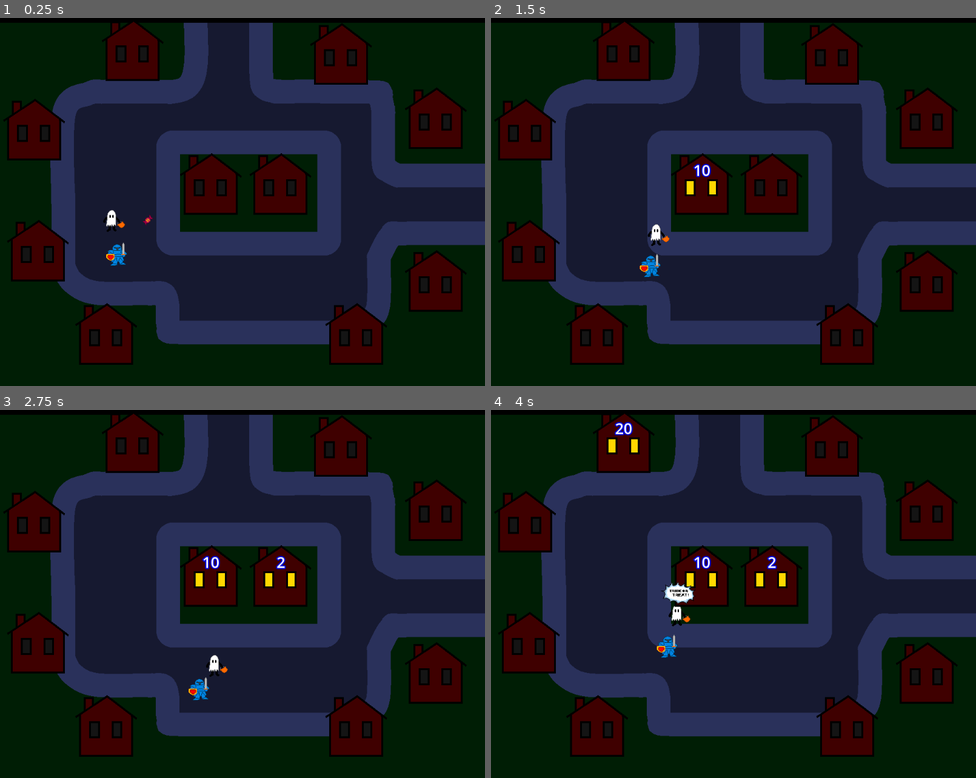
Above: before the commit, frames 1-4 (two rows, left to right).
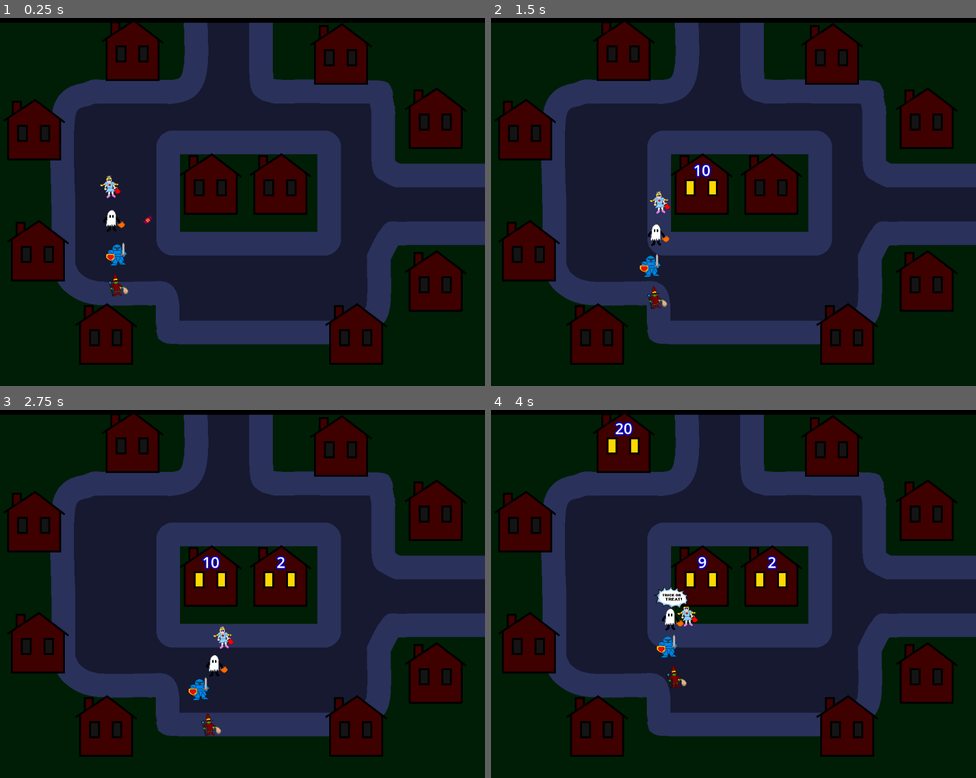
Above: after the commit, the same moments.

Repository: King9999/trickortreat_godot
Game: Godot game, scene res://Scenes/main.tscn
Two runs of this game, one before a commit and one after it. Both use one fixed random seed, a clock stepped at 60 frames per second and the inputs below.
Inputs:
- Up to frame 1 (0.25 s): no input
- Up to frame 2 (1.5 s): tap Enter at 0.5 s; hold Right 0.53-1.28 s; hold Down from 1.28 s (still down)
- Up to frame 3 (2.75 s): release Down at 2.03 s; hold Right from 2.03 s (still down)
- Up to frame 4 (4 s): release Right at 2.78 s; hold Up 2.78-3.53 s; hold Left from 3.53 s (still down)

The runs differ from the first frame. In frame 1, 0.2% of the frame differs, in the area x 20-27%, y 42-76%; in frame 2, 0.2%; in frame 3, 0.2%; in frame 4, 0.8%, in the area x 33-46%, y 39-76%.

Commit message:
Added magic shot for witch; balance adjustments
I made the princess slightly slower than in the Unity version.
Witch is now slightly slower, but not as slow as the knight.
Witch's magic is now faster.

Diff:
--- a/Scenes/costume_princess.tscn
+++ b/Scenes/costume_princess.tscn
@@ -4,8 +4,9 @@
 [ext_resource type="Texture2D" uid="uid://ykrtpm2tphvj" path="res://Sprites/Costumes/Princess.png" id="2_0rhwp"]
 [ext_resource type="Script" uid="uid://colahqsncmr02" path="res://Scripts/costume_princess.gd" id="2_d2q3r"]
 
-[node name="CostumeBase" instance=ExtResource("1_vvpdn")]
+[node name="Princess" instance=ExtResource("1_vvpdn")]
 script = ExtResource("2_d2q3r")
+costume_name = "Princess"
 
 [node name="Sprite_Costume" parent="." index="0"]
 texture = ExtResource("2_0rhwp")
--- a/Scenes/costume_witch.tscn
+++ b/Scenes/costume_witch.tscn
@@ -1,12 +1,31 @@
-[gd_scene load_steps=3 format=3 uid="uid://4s36quwb0krr"]
+[gd_scene load_steps=7 format=3 uid="uid://4s36quwb0krr"]
 
 [ext_resource type="PackedScene" uid="uid://bdxcb48ykudp7" path="res://Scenes/costume_base.tscn" id="1_hqxtc"]
+[ext_resource type="Script" uid="uid://cxyb1atbi3yc3" path="res://Scripts/costume_witch.gd" id="2_488ld"]
 [ext_resource type="Texture2D" uid="uid://ylv2lvrxlh0b" path="res://Sprites/Costumes/Witch.png" id="2_abn3v"]
+[ext_resource type="Script" uid="uid://dehrhb5ulg0dp" path="res://Scripts/magic_shot.gd" id="4_xr7h6"]
+[ext_resource type="Texture2D" uid="uid://c2h5q6aik5ku2" path="res://Sprites/Magic.png" id="5_1pljp"]
 
-[node name="CostumeBase" instance=ExtResource("1_hqxtc")]
+[sub_resource type="CircleShape2D" id="CircleShape2D_pespn"]
+
+[node name="Witch" instance=ExtResource("1_hqxtc")]
+script = ExtResource("2_488ld")
+costume_name = "Witch"
 
 [node name="Sprite_Costume" parent="." index="0"]
 texture = ExtResource("2_abn3v")
 
 [node name="Collison" parent="." index="1"]
 position = Vector2(0, 0)
+
+[node name="Magic Shot" type="Area2D" parent="." index="3"]
+script = ExtResource("4_xr7h6")
+
+[node name="Sprite - Magic" type="Sprite2D" parent="Magic Shot" index="0"]
+texture = ExtResource("5_1pljp")
+
+[node name="CollisionShape2D" type="CollisionShape2D" parent="Magic Shot" index="1"]
+shape = SubResource("CircleShape2D_pespn")
+debug_color = Color(0.796156, 0.0969681, 0.409861, 0.42)
+
+[connection signal="body_entered" from="Magic Shot" to="Magic Shot" method="_on_body_entered"]
--- a/Scenes/main.tscn
+++ b/Scenes/main.tscn
@@ -6,6 +6,8 @@
 [ext_resource type="PackedScene" uid="uid://rojba8fy4rsu" path="res://Scenes/costume_knight.tscn" id="5_kry3j"]
 [ext_resource type="PackedScene" uid="uid://siohwbcnl08s" path="res://Scenes/costume_ghost.tscn" id="6_6bp64"]
 [ext_resource type="PackedScene" uid="uid://ler3q84qayoq" path="res://Scenes/candy.tscn" id="6_21xkr"]
+[ext_resource type="PackedScene" uid="uid://dkaywba7sevkf" path="res://Scenes/costume_princess.tscn" id="7_344ge"]
+[ext_resource type="PackedScene" uid="uid://4s36quwb0krr" path="res://Scenes/costume_witch.tscn" id="8_ynf5e"]
 
 [sub_resource type="NavigationPolygon" id="NavigationPolygon_bo1nx"]
 vertices = PackedVector2Array(475, -83, 475, -203, 502, -310, 502, 422, 474, 261, 474, 141, 307, 373, -494, 422, 171, 3 …(372 unchanged characters)…
@@ -123,3 +125,9 @@
 
 [node name="Ghost" parent="." instance=ExtResource("6_6bp64")]
 position = Vector2(-272, 80)
+
+[node name="Princess" parent="." instance=ExtResource("7_344ge")]
+position = Vector2(-280, 8)
+
+[node name="CostumeBase" parent="." instance=ExtResource("8_ynf5e")]
+position = Vector2(-264, 216)
--- a/Scripts/costume_princess.gd
+++ b/Scripts/costume_princess.gd
@@ -1,5 +1,5 @@
 """
-The Princess has no special abilities, but gets double the amount of candy from houses.
+The Princess has no special abilities, but gets double the amount of candy from houses. She is slightly faster than average.
 """
 
 extends Costume
@@ -7,3 +7,4 @@
 func _ready() -> void:
 	super._ready()
 	set_default_candy_taken(2)
+	move_speed = BASE_MOVE_SPEED + 15
--- /dev/null
+++ b/Scripts/costume_witch.gd
@@ -0,0 +1,18 @@
+"""
+The witch has a long-range trick that can hit another player from a distance. The projectile also pierces, which means
+it can hit multiple targets until it collides with a house or goes off screen. The witch is slightly slower than average,
+but not as slow as the Knight. The witch's magic shot isn't immediately available at the start of the game.
+"""
+
+extends Costume
+
+@onready var magic_shot : Area2D = $"Magic Shot"
+
+func _ready() -> void:
+	super._ready()
+	move_speed = BASE_MOVE_SPEED - 15
+	magic_shot.enable_magic_shot(false) 			#disables the node until it's ready to be used.
+	#use_trick()
+
+func use_trick():
+	magic_shot.enable_magic_shot(true)
--- a/Scripts/house.gd
+++ b/Scripts/house.gd
@@ -35,7 +35,6 @@
 	#house_sprite.texture = load(house_light_on)
 	can_stock_candy = true
 	candy_text.visible = false;		#by default, all lights are off so the text shouldn't be shown
-	pass
 
 
 # Called every frame. 'delta' is the elapsed time since the previous frame.
@@ -66,9 +65,8 @@
 ## Called when a player enters the HouseCollision node.
 func _on_candy_pickup_area_entered(player: Costume) -> void:
 	#print("{0} is in front of house {1}".format([player.costume_name, name]))
-
 	#player shouts "trick or treat" and then collects candy at a fixed rate
-	if candy_amount <= 0:
+	if candy_amount <= 0 or candy_being_collected:
 		return
 
 	self.player = player
@@ -78,7 +76,7 @@
 	player.call_trick_or_treat(false)
 	#TODO: player collects candy until they move away from house or house is empty
 	candy_being_collected = true;
-	print("{0} is collecting candy in front of house {1}".format([player.costume_name, name]))
+	#print("{0} is collecting candy in front of house {1}".format([player.costume_name, name]))
 
 #adds candy to house
 func stock_up(amount: int):
--- /dev/null
+++ b/Scripts/magic_shot.gd
@@ -0,0 +1,28 @@
+"""
+Magic shot travels in the direction the Witch faced last. It moves in a straight line and can hit multiple players.
+"""
+
+extends Area2D
+
+var move_speed: float = 600
+var vx: float = 1
+var vy: float = 1
+
+# Called when the node enters the scene tree for the first time.
+func _ready() -> void:
+	pass
+
+
+# Called every frame. 'delta' is the elapsed time since the previous frame.
+func _process(delta: float) -> void:
+	#print("active")
+	var new_pos: Vector2 = Vector2(global_position.x + vx * move_speed * delta, global_position.y + vy * move_speed * delta)
+	global_position = new_pos
+
+func enable_magic_shot(toggle: bool):
+	set_process(toggle)
+	visible = toggle
+
+func _on_body_entered(body: Node2D) -> void:
+	#TODO: must check if shot hit a player or a house. If player was hit, shot keeps going.
+	pass # Replace with function body.
Not shown: 1 places in Scenes/main.tscn that only renumber resources
Not shown, added: Scripts/costume_witch.gd.uid
Not shown, added: Scripts/magic_shot.gd.uid
